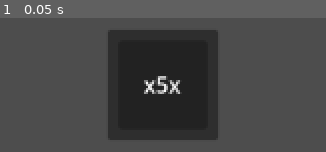
Above: before the commit, frame 1.
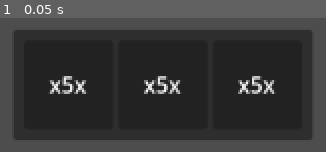
Above: after the commit, the same moment.

Repository: Mackenzie-Beck/FIFA2025
Game: Godot game, scene res://scenes/equation_template.tscn
Same seed, same stepped clock (60 frames per second), same inputs: the game is played once before the commit and once after it. This scene is started directly instead of the project's main scene.
Inputs:
- Up to frame 1 (0.05 s): no input

The runs differ from the first frame. In frame 1, 47% of the frame differs, in the area x 4-96%, y 8-92%.

Commit message:
term script

Diff:
--- /dev/null
+++ b/Game.gd
@@ -0,0 +1,5 @@
+extends Node2D
+
+
+func _on_term_term_clicked(button: int) -> void:
+	print(button)
--- a/scenes/equation_template.tscn
+++ b/scenes/equation_template.tscn
@@ -26,5 +26,11 @@
 [node name="HBoxContainer" type="HBoxContainer" parent="MarginContainer"]
 layout_mode = 2
 
-[node name="Term" parent="MarginContainer/HBoxContainer" instance=ExtResource("1_4vglh")]
+[node name="Term4" parent="MarginContainer/HBoxContainer" instance=ExtResource("1_4vglh")]
 layout_mode = 2
+
+[node name="Term5" parent="MarginContainer/HBoxContainer" instance=ExtResource("1_4vglh")]
+layout_mode = 2
+
+[node name="Term6" parent="MarginContainer/HBoxContainer" instance=ExtResource("1_4vglh")]
+layout_mode = 2
--- /dev/null
+++ b/scenes/term.gd
@@ -0,0 +1,17 @@
+extends PanelContainer
+class_name Term
+
+
+@onready var label: Label = $MarginContainer/Label
+
+
+signal term_clicked(button: int)
+# signal to emit when this term is clicked, inlcude the button mask to allow for right clicks (not sure what purpose)
+
+
+func _on_gui_input(event):
+	if event is InputEventMouseButton \
+	and (event.button_index == MOUSE_BUTTON_LEFT\
+	or event.button_index == MOUSE_BUTTON_RIGHT)\
+	and event.is_pressed():
+		term_clicked.emit(event.button_index)
--- a/scenes/term.tscn
+++ b/scenes/term.tscn
@@ -1,9 +1,12 @@
-[gd_scene format=3 uid="uid://c3lam4sdf8qcb"]
+[gd_scene load_steps=2 format=3 uid="uid://c3lam4sdf8qcb"]
+
+[ext_resource type="Script" uid="uid://ldiaikggi1rl" path="res://scenes/term.gd" id="1_qut2l"]
 
 [node name="Term" type="PanelContainer"]
 custom_minimum_size = Vector2(64, 64)
 offset_right = 64.0
 offset_bottom = 64.0
+script = ExtResource("1_qut2l")
 
 [node name="MarginContainer" type="MarginContainer" parent="."]
 layout_mode = 2
@@ -17,3 +20,5 @@
 text = "x5x"
 horizontal_alignment = 1
 vertical_alignment = 1
+
+[connection signal="gui_input" from="." to="." method="_on_gui_input"]
--- a/test.tscn
+++ b/test.tscn
@@ -1,9 +1,11 @@
-[gd_scene load_steps=11 format=4 uid="uid://dho3caqnqcfoe"]
+[gd_scene load_steps=13 format=4 uid="uid://dho3caqnqcfoe"]
 
 [ext_resource type="Texture2D" uid="uid://cdqinggdu1oy1" path="res://SpriteSheet.png" id="1_8uh7m"]
+[ext_resource type="Script" uid="uid://dye5di3bv3jcr" path="res://Game.gd" id="1_g14j6"]
 [ext_resource type="Texture2D" uid="uid://cyqstfclcc0ku" path="res://Palette_alt.png" id="1_ppyta"]
 [ext_resource type="Texture2D" uid="uid://5h2dpmse3gd3" path="res://Palette.png" id="2_6uqi0"]
 [ext_resource type="Script" uid="uid://cp7s6sg8n625o" path="res://object_layer.gd" id="3_6uqi0"]
+[ext_resource type="PackedScene" uid="uid://c3lam4sdf8qcb" path="res://scenes/term.tscn" id="6_vbegm"]
 
 [sub_resource type="TileSetAtlasSource" id="TileSetAtlasSource_g14j6"]
 texture = ExtResource("1_ppyta")
@@ -164,6 +166,7 @@
 sources/1 = SubResource("TileSetAtlasSource_vbegm")
 
 [node name="Game" type="Node2D"]
+script = ExtResource("1_g14j6")
 
 [node name="BackGroundLayer" type="TileMapLayer" parent="."]
 texture_filter = 1
@@ -178,3 +181,7 @@
 
 [node name="Camera2D" type="Camera2D" parent="."]
 zoom = Vector2(2, 2)
+
+[node name="Term" parent="." instance=ExtResource("6_vbegm")]
+
+[connection signal="term_clicked" from="Term" to="." method="_on_term_term_clicked"]
Not shown, added: Game.gd.uid
Not shown, added: scenes/term.gd.uid
